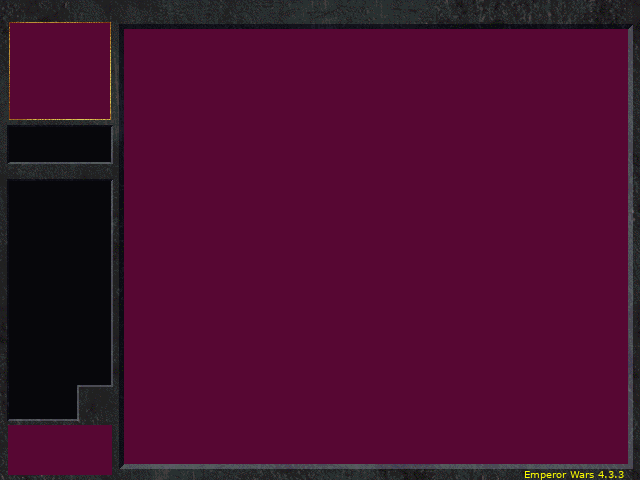
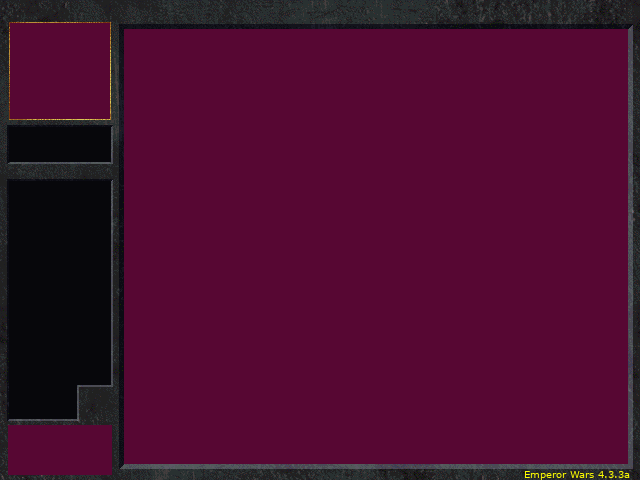
Revision of a layered 640x480 image; what changed, layer by layer:
renamed "Emperor Wars 4.3.3" to "Emperor Wars 4.3.3a", painted on it over (624, 473, 630, 478)
